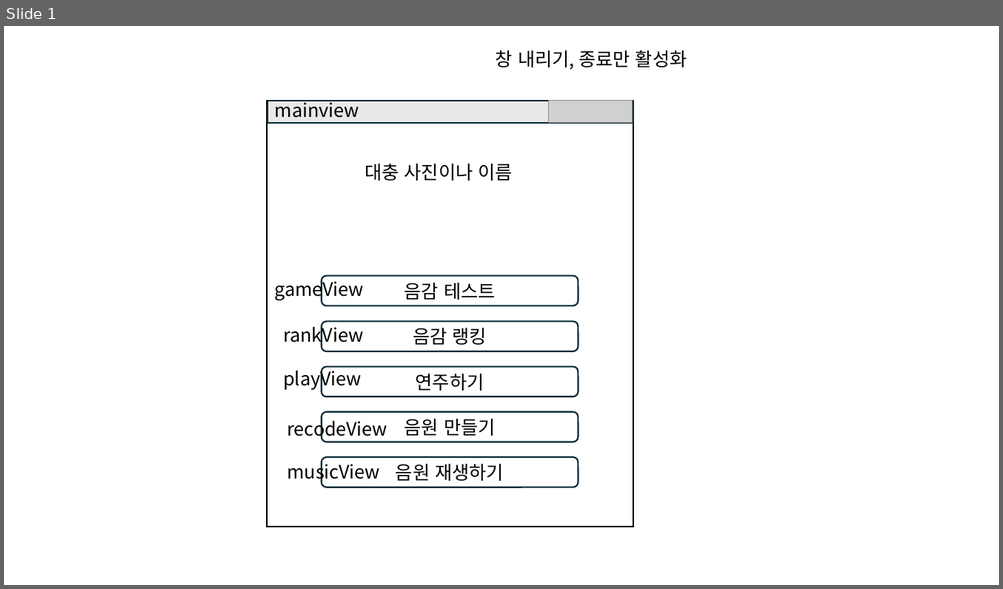
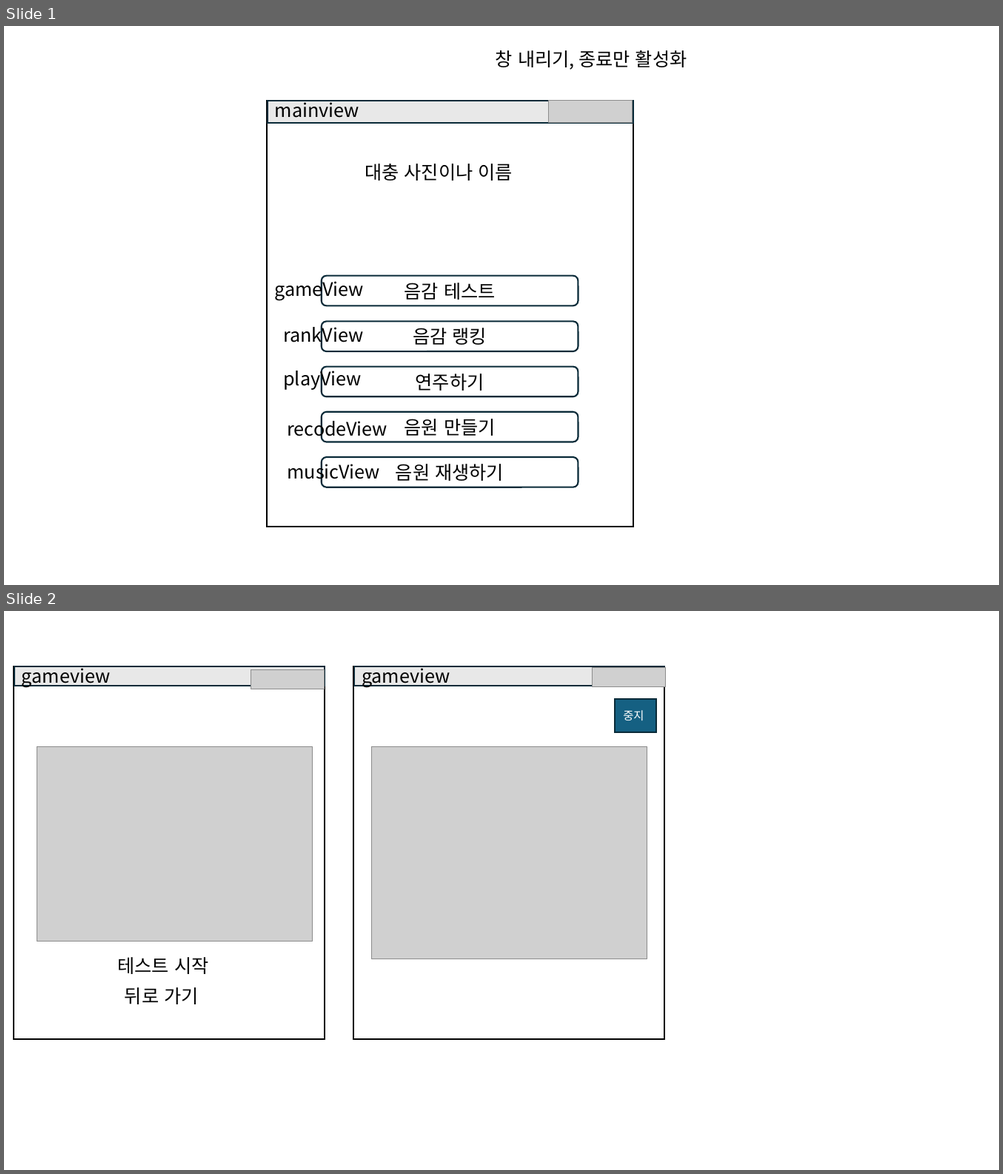
Before and after one commit to Naiery0/Cs_Learning, a slide deck: Cs_Toy_remindC/디자인.pptx. Shown one above the other, each under a label of ours: slide 1 before the commit, slides 1 and 2 after it. The pictures are 1003x589 and 1003x1174 pixels, drawn with LibreOffice and Linux fonts; fonts in the diff are those of the drawing; grey boxes stand for pictures. Boxes give left, top, right and bottom in pixels: in the first picture for what was removed or moved away, otherwise in the second. Text is boxed around its words. In the diff, an @@ line names an element or a change of style, - is before the commit and + after.

```diff
--- a/Cs_Toy_remindC/디자인.pptx
+++ b/Cs_Toy_remindC/디자인.pptx
@@ slide 2 added at (4,611,999,1170), background #FFFFFF @@
@@ rectangle added at (14,667,325,1039), fill #FFFFFF, outline #000000 1.5 pt @@
@@ rectangle added at (14,667,325,686), fill #E8E8E8, outline #092A39 1.5 pt @@
@@ text added at (22,666,111,687), 18 pt, text #000000 @@
+gameview
@@ picture added at (251,670,324,689) @@
@@ rectangle added at (353,667,664,1039), fill #FFFFFF, outline #000000 1.5 pt @@
@@ rectangle added at (354,667,664,686), fill #E8E8E8, outline #092A39 1.5 pt @@
@@ text added at (361,666,450,687), 18 pt, text #000000 @@
+gameview
@@ picture added at (592,668,665,687) @@
@@ rectangle added at (614,699,656,732), fill #156082, outline #092A39 1.5 pt, 11 pt, text #FFFFFF @@
+중지
@@ picture added at (37,747,312,942) @@
@@ picture added at (372,747,647,959) @@
@@ text added at (118,957,208,974), 18 pt, text #000000 @@
+테스트 시작
@@ text added at (125,988,198,1005), 18 pt, text #000000 @@
+뒤로 가기
```
Also in this commit, not shown: 1 slide removed.
